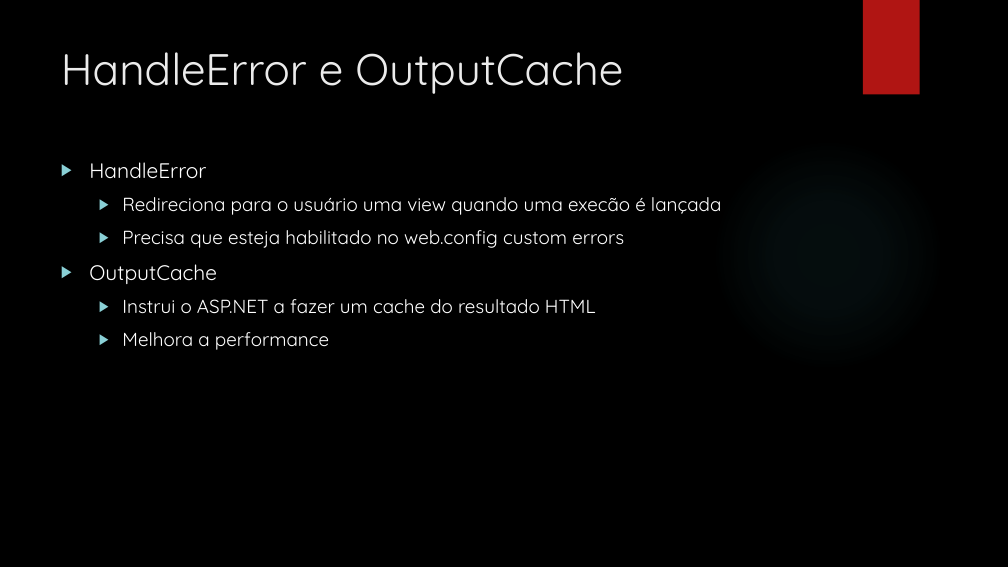
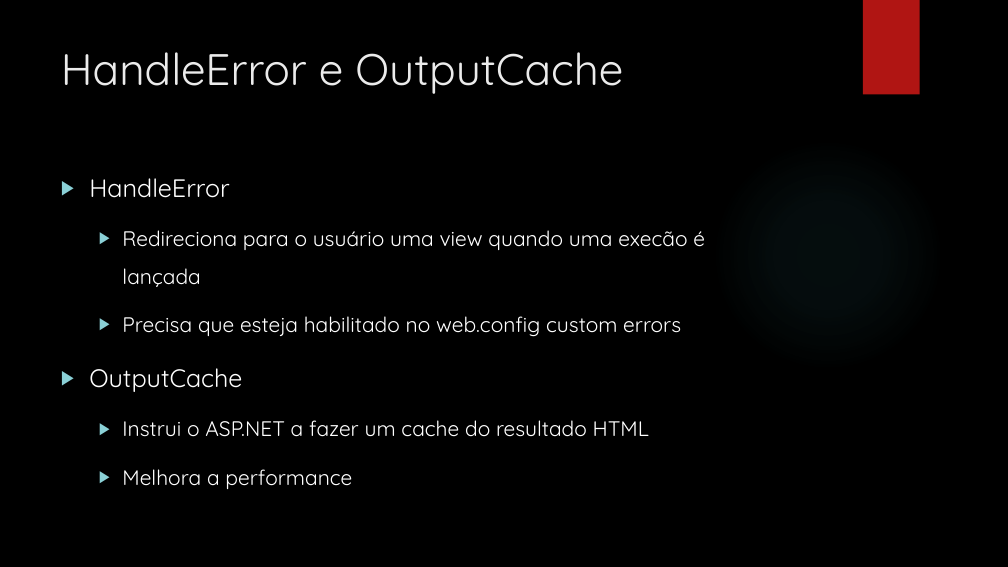
Before and after one commit to leolana/AspnetMvcLab, a slide deck: slide 33 of Presentation/AspNetMvc.pptx. Drawn at 1008x567 pixels with LibreOffice and Linux fonts; fonts in the diff are those of the drawing; background and template pictures are left out. Boxes give left, top, right and bottom in pixels: in the first picture for what was removed or moved away, otherwise in the second. Text is boxed around its words. In the diff, an @@ line names an element or a change of style, - is before the commit and + after.

```diff
--- a/Presentation/AspNetMvc.pptx
+++ b/Presentation/AspNetMvc.pptx
@@ text "HandleError" at <box>89,178,705,489</box>: size 20 to 24 pt in "HandleError", "OutputCache"; size 18 to 20 pt in "Redireciona para o usuário uma view quando ...", "Precisa que esteja habilitado no web.config custom ...", "Instrui o ASP.NET a fazer um cache ...", "Melhora a performance"; line spacing 1 to 1.5 @@
```
Also in this commit, not shown: 15 other slides changed, 1 slide added, 1 slide removed.
